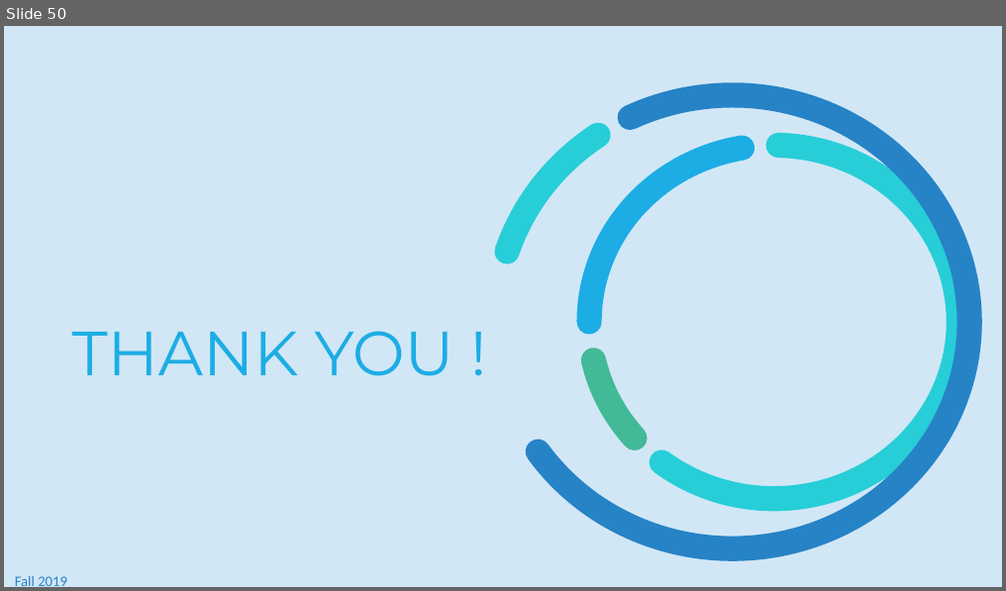
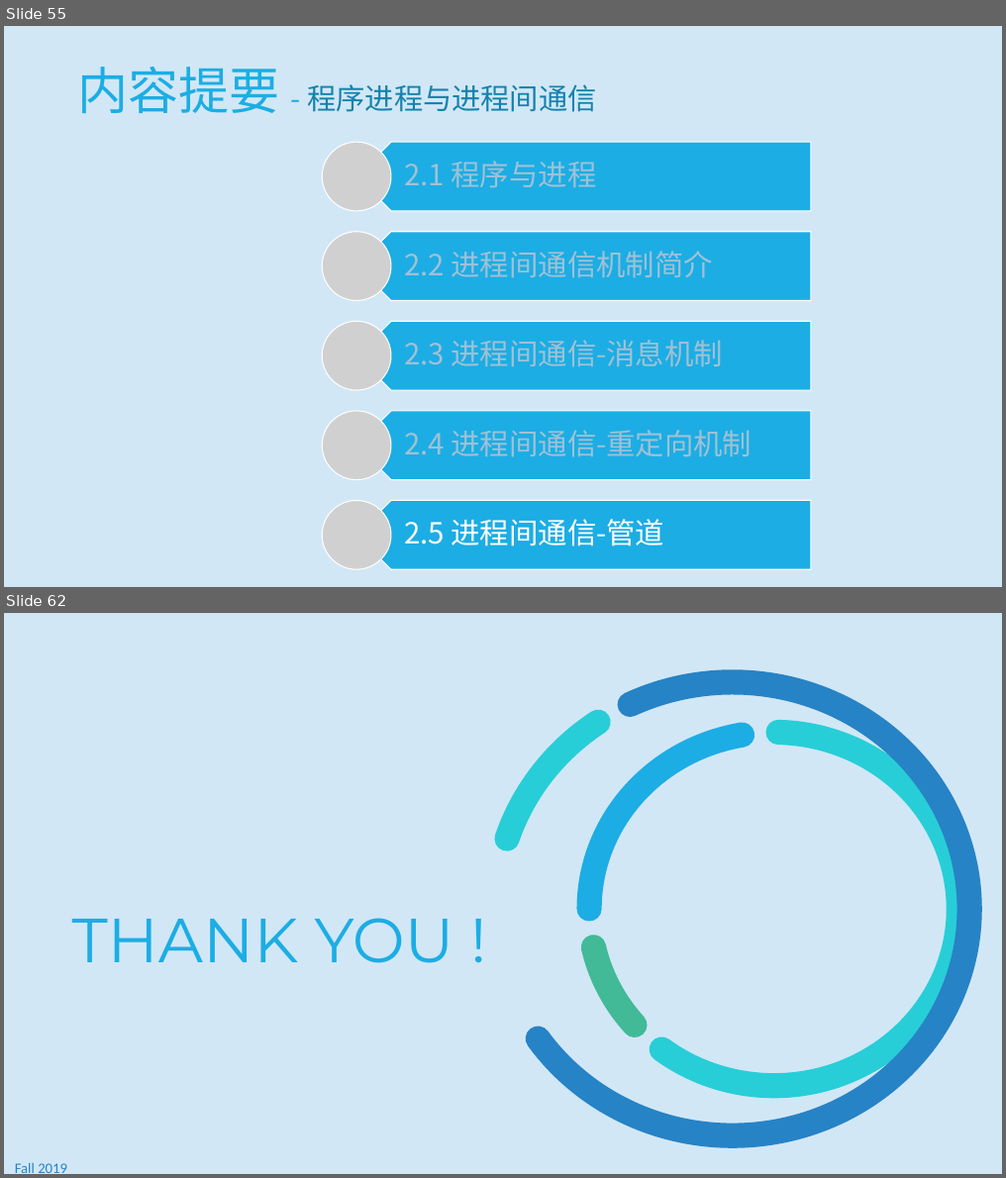
Before and after one commit to principleWindows/win-principle-2021, a slide deck: slides/instruction/principleWindows_2.pptx. Shown one above the other, each under a label of ours: slide 50 before the commit, slides 55 and 62 after it; the slides between them are not shown. The pictures are 1006x591 and 1006x1178 pixels, drawn with LibreOffice and Linux fonts; fonts in the diff are those of the drawing; grey boxes stand for pictures; background and template pictures are left out. Boxes give left, top, right and bottom in pixels: in the first picture for what was removed or moved away, otherwise in the second. Text is boxed around its words. In the diff, an @@ line names an element or a change of style, - is before the commit and + after.

```diff
--- a/slides/instruction/principleWindows_2.pptx
+++ b/slides/instruction/principleWindows_2.pptx
@@ slide 55 added at box(4, 26, 1002, 587), background #D1E7F6 @@
@@ title added at box(77, 67, 596, 113), 27.9 pt, text #1482AC @@
+内容提要 - 程序进程与进程间通信
@@ group added at box(322, 142, 811, 570): 5 pentagon arrows, 5 texts, 5 pictures @@
+2.1 程序与进程
+2.2 进程间通信机制简介
+2.3 进程间通信-消息机制
+2.4 进程间通信-重定向机制
+2.5 进程间通信-管道
@@ what was slide 50 is now slide 62 @@
```
Also in this commit, not shown: 48 slides changed, 11 other slides added, 3 other files.
